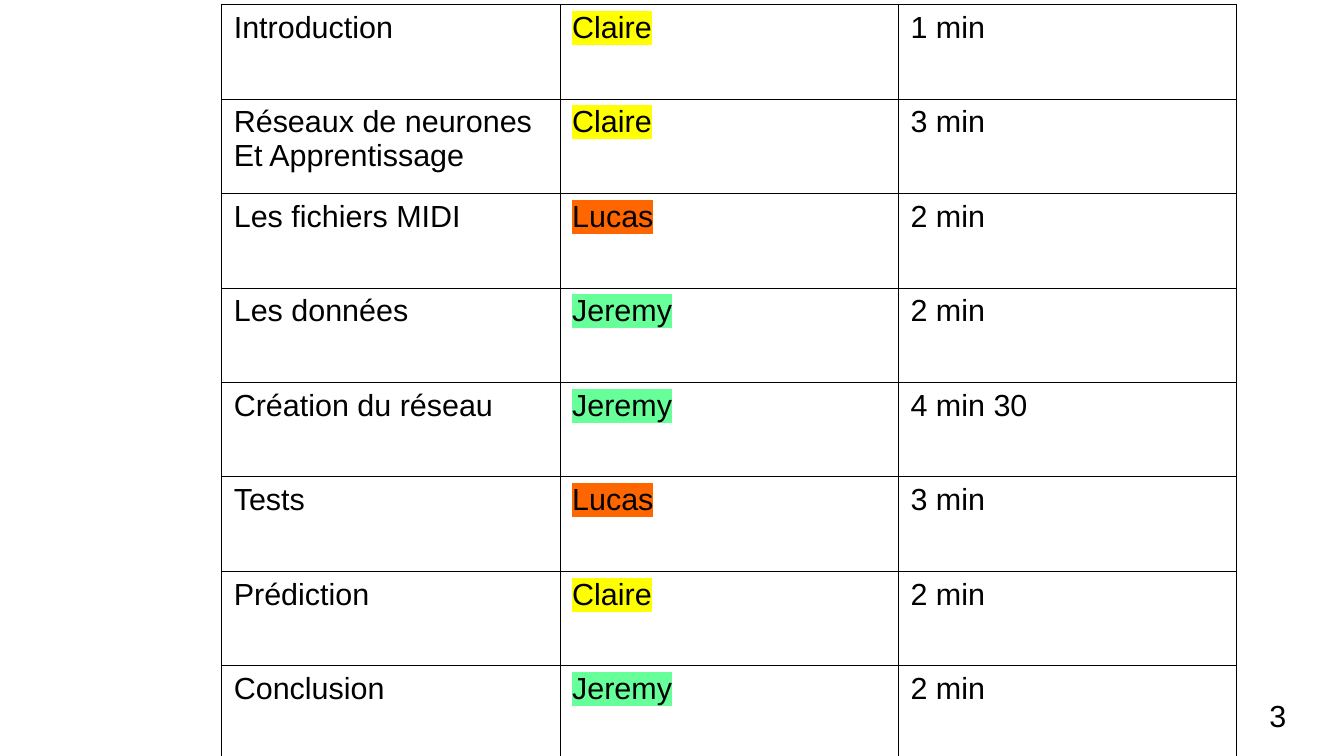
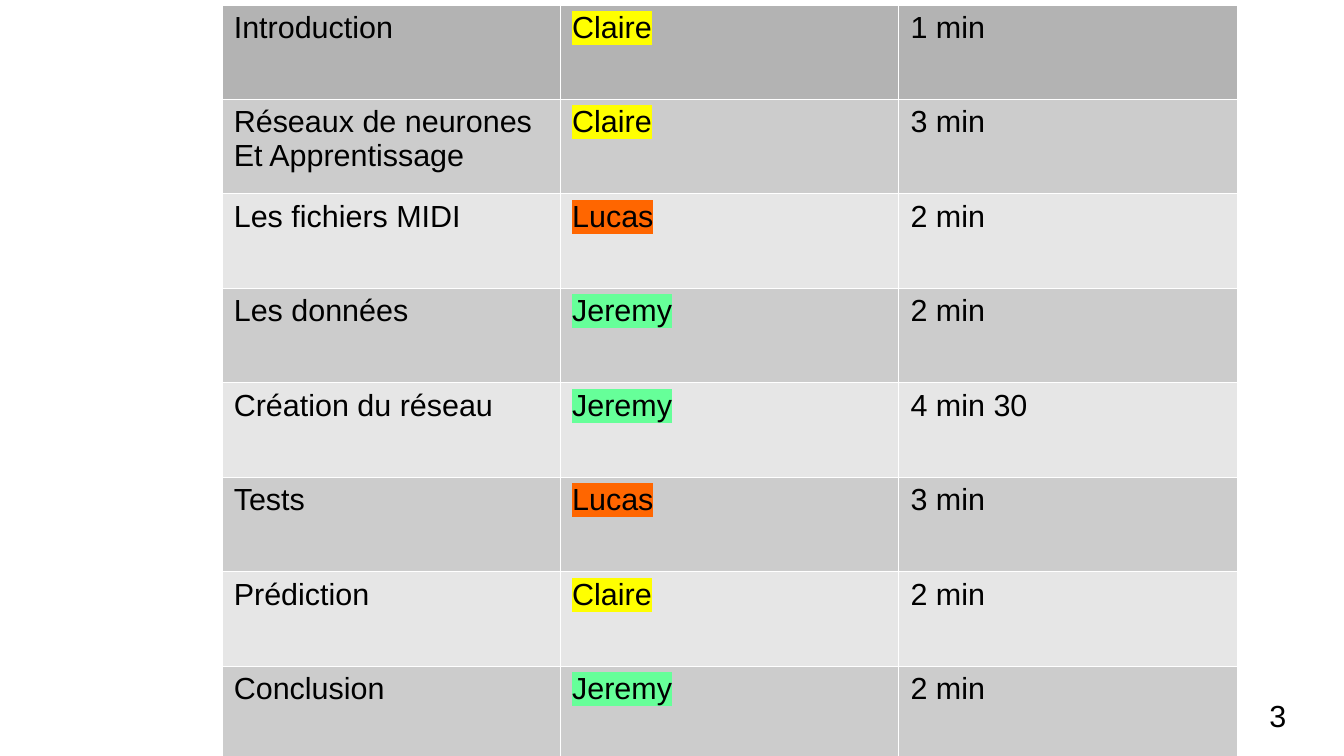
Before and after one commit to XgLsuLzRMy/Composition-Musicale-par-Reseau-de-Neurones, a slide deck: slide 3 of projet.odp. Drawn at 1344x756 pixels with LibreOffice and Linux fonts; fonts in the diff are those of the drawing. Boxes give left, top, right and bottom in pixels: in the first picture for what was removed or moved away, otherwise in the second. Text is boxed around its words. In the diff, an @@ line names an element or a change of style, - is before the commit and + after.

```diff
--- a/projet.odp
+++ b/projet.odp
@@ table at (x1=222, y1=5, x2=1239, y2=756) @@
@@ fill none to #B3B3B3 in row 1 @@
@@ fill none to #CCCCCC in 12 cells @@
@@ fill none to #E6E6E6 in 9 cells @@
@@ borders changed @@
```
Also in this commit, not shown: 6 other slides changed, 1 slide added, 1 slide removed.
